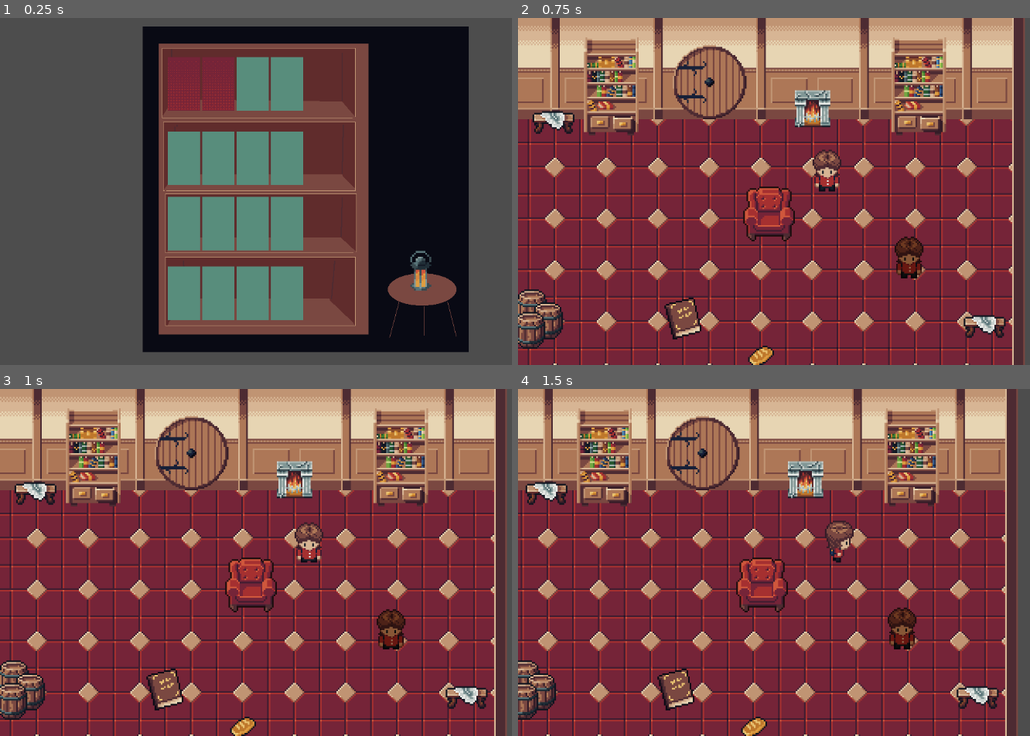
Above: before the commit, frames 1-4 (two rows, left to right).
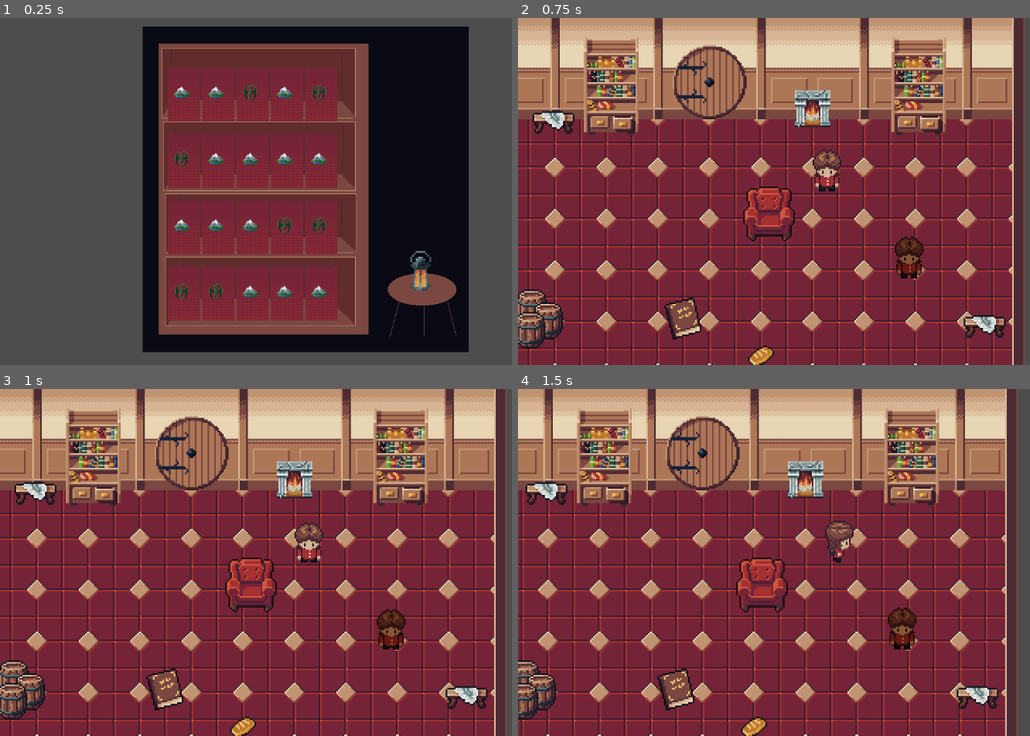
Above: after the commit, the same moments.

Repository: peterakerblom/hoblib
Game: Godot game, scene res://scenes/minigame/books_in_shelf.tscn
Two runs of this game, one before a commit and one after it. Both use one fixed random seed, a clock stepped at 60 frames per second and the inputs below. This scene is started directly instead of the project's main scene.
Inputs (mouse positions are in pixels of both pictures, inside the frame that each line leads up to):
- Up to frame 1 (0.25 s): no input
- Up to frame 2 (0.75 s): click (702, 83) at 0.52 s
- Up to frame 3 (1 s): no input
- Up to frame 4 (1.5 s): hold Right (right) from 1.28 s (still down); tap E (interact) at 1.35 s

The runs differ from the first frame. In frame 1, 17% of the frame differs, in the area x 32-66%, y 11-88%; in frame 2, nothing differs; in frame 3, nothing differs; in frame 4, nothing differs.

Commit message:
dynamic shelfbooks

Diff:
--- a/scenes/minigame/books_in_shelf.tscn
+++ b/scenes/minigame/books_in_shelf.tscn
@@ -3,9 +3,7 @@
 [ext_resource type="Script" uid="uid://btaurpq0smli8" path="res://scripts/minigame/books_in_shelf.gd" id="1_31w8l"]
 [ext_resource type="Texture2D" uid="uid://b2udnghf50le7" path="res://assets/sprites/minigame_shelf_640.png" id="1_gnhes"]
 [ext_resource type="Texture2D" uid="uid://yqna1apixot1" path="res://assets/lantern_32.png" id="2_nxuge"]
-[ext_resource type="PackedScene" uid="uid://j731awgceeyo" path="res://scenes/minigame/minigame_book.tscn" id="3_wcpnx"]
-[ext_resource type="Texture2D" uid="uid://c7t3tremppnco" path="res://assets/sprites/icon_dragon_32.png" id="4_d00ta"]
-[ext_resource type="Texture2D" uid="uid://d2itypndpoocl" path="res://assets/sprites/icon_mountain_32.png" id="6_ed8tf"]
+[ext_resource type="PackedScene" uid="uid://c5my70684p2nu" path="res://scenes/minigame/shelf_level.tscn" id="4_ifevs"]
 [ext_resource type="Texture2D" uid="uid://cgvu2itdfjuf3" path="res://assets/sprites/ball_16.png" id="6_tej4a"]
 
 [node name="BooksInShelf" type="Control" unique_id=1870269912]
@@ -38,54 +36,12 @@
 [node name="VBoxContainer" type="VBoxContainer" parent="MarginContainer2/MarginContainer" unique_id=1073614996]
 layout_mode = 2
 
-[node name="MarginContainer" type="MarginContainer" parent="MarginContainer2/MarginContainer/VBoxContainer" unique_id=530750786]
+[node name="MarginContainer" parent="MarginContainer2/MarginContainer/VBoxContainer" unique_id=1798199491 instance=ExtResource("4_ifevs")]
+visible = false
 layout_mode = 2
 
-[node name="Row1" type="HBoxContainer" parent="MarginContainer2/MarginContainer/VBoxContainer/MarginContainer" unique_id=48777802]
-layout_mode = 2
-
-[node name="AspectRatioContainer" type="AspectRatioContainer" parent="MarginContainer2/MarginContainer/VBoxContainer/MarginContainer/Row1" unique_id=1383081444]
-custom_minimum_size = Vector2(60, 100)
-clip_contents = true
-layout_mode = 2
-stretch_mode = 3
-
-[node name="TextureButton2" parent="MarginContainer2/MarginContainer/VBoxContainer/MarginContainer/Row1/AspectRatioContainer" unique_id=1272719096 instance=ExtResource("3_wcpnx")]
-layout_mode = 2
-genre_texture = ExtResource("4_d00ta")
-
-[node name="AspectRatioContainer2" type="AspectRatioContainer" parent="MarginContainer2/MarginContainer/VBoxContainer/MarginContainer/Row1" unique_id=1098476392]
-custom_minimum_size = Vector2(60, 100)
-clip_contents = true
-layout_mode = 2
-stretch_mode = 3
-
-[node name="TextureButton" parent="MarginContainer2/MarginContainer/VBoxContainer/MarginContainer/Row1/AspectRatioContainer2" unique_id=2037630065 instance=ExtResource("3_wcpnx")]
-layout_mode = 2
-genre_name = "adventure"
-genre_texture = ExtResource("6_ed8tf")
-
-[node name="AspectRatioContainer3" type="AspectRatioContainer" parent="MarginContainer2/MarginContainer/VBoxContainer/MarginContainer/Row1" unique_id=1692833726]
-custom_minimum_size = Vector2(60, 100)
-clip_contents = true
-layout_mode = 2
-stretch_mode = 3
-
-[node name="ColorRect" type="ColorRect" parent="MarginContainer2/MarginContainer/VBoxContainer/MarginContainer/Row1/AspectRatioContainer3" unique_id=1243293840]
-layout_mode = 2
-color = Color(0.34436774, 0.55266136, 0.48811972, 1)
-
-[node name="AspectRatioContainer4" type="AspectRatioContainer" parent="MarginContainer2/MarginContainer/VBoxContainer/MarginContainer/Row1" unique_id=1719054755]
-custom_minimum_size = Vector2(60, 100)
-clip_contents = true
-layout_mode = 2
-stretch_mode = 3
-
-[node name="ColorRect" type="ColorRect" parent="MarginContainer2/MarginContainer/VBoxContainer/MarginContainer/Row1/AspectRatioContainer4" unique_id=243047204]
-layout_mode = 2
-color = Color(0.34436774, 0.55266136, 0.48811972, 1)
-
 [node name="MarginContainer2" type="MarginContainer" parent="MarginContainer2/MarginContainer/VBoxContainer" unique_id=1197526956]
+visible = false
 layout_mode = 2
 theme_override_constants/margin_top = 35
 
@@ -133,6 +89,7 @@
 color = Color(0.34436774, 0.55266136, 0.48811972, 1)
 
 [node name="MarginContainer3" type="MarginContainer" parent="MarginContainer2/MarginContainer/VBoxContainer" unique_id=289402986]
+visible = false
 layout_mode = 2
 theme_override_constants/margin_top = 18
 
@@ -180,6 +137,7 @@
 color = Color(0.34436774, 0.55266136, 0.48811972, 1)
 
 [node name="MarginContainer4" type="MarginContainer" parent="MarginContainer2/MarginContainer/VBoxContainer" unique_id=493949101]
+visible = false
 layout_mode = 2
 theme_override_constants/margin_top = 26
 
--- /dev/null
+++ b/scenes/minigame/shelf_book.tscn
@@ -0,0 +1,11 @@
+[gd_scene format=3 uid="uid://b5cgsa4qmb3di"]
+
+[ext_resource type="PackedScene" uid="uid://j731awgceeyo" path="res://scenes/minigame/minigame_book.tscn" id="1_c4u38"]
+
+[node name="AspectRatioContainer" type="AspectRatioContainer" unique_id=1920799669]
+custom_minimum_size = Vector2(60, 100)
+clip_contents = true
+stretch_mode = 3
+
+[node name="TextureButton2" parent="." unique_id=1272719096 instance=ExtResource("1_c4u38")]
+layout_mode = 2
--- /dev/null
+++ b/scenes/minigame/shelf_level.tscn
@@ -0,0 +1,41 @@
+[gd_scene format=3 uid="uid://c5my70684p2nu"]
+
+[ext_resource type="PackedScene" uid="uid://j731awgceeyo" path="res://scenes/minigame/minigame_book.tscn" id="1_oc4db"]
+[ext_resource type="PackedScene" uid="uid://b5cgsa4qmb3di" path="res://scenes/minigame/shelf_book.tscn" id="1_t38jq"]
+
+[node name="MarginContainer" type="MarginContainer" unique_id=1798199491]
+
+[node name="Row1" type="HBoxContainer" parent="." unique_id=1346159199]
+layout_mode = 2
+
+[node name="AspectRatioContainer" parent="Row1" unique_id=1920799669 instance=ExtResource("1_t38jq")]
+layout_mode = 2
+
+[node name="AspectRatioContainer2" type="AspectRatioContainer" parent="Row1" unique_id=1771846637]
+custom_minimum_size = Vector2(60, 100)
+clip_contents = true
+layout_mode = 2
+stretch_mode = 3
+
+[node name="TextureButton" parent="Row1/AspectRatioContainer2" unique_id=1271340872 instance=ExtResource("1_oc4db")]
+layout_mode = 2
+
+[node name="AspectRatioContainer3" type="AspectRatioContainer" parent="Row1" unique_id=1050537069]
+custom_minimum_size = Vector2(60, 100)
+clip_contents = true
+layout_mode = 2
+stretch_mode = 3
+
+[node name="ColorRect" type="ColorRect" parent="Row1/AspectRatioContainer3" unique_id=1975282720]
+layout_mode = 2
+color = Color(0.34436774, 0.55266136, 0.48811972, 1)
+
+[node name="AspectRatioContainer4" type="AspectRatioContainer" parent="Row1" unique_id=1437929342]
+custom_minimum_size = Vector2(60, 100)
+clip_contents = true
+layout_mode = 2
+stretch_mode = 3
+
+[node name="ColorRect" type="ColorRect" parent="Row1/AspectRatioContainer4" unique_id=1808575492]
+layout_mode = 2
+color = Color(0.34436774, 0.55266136, 0.48811972, 1)
--- a/scripts/minigame/books_in_shelf.gd
+++ b/scripts/minigame/books_in_shelf.gd
@@ -1,11 +1,26 @@
 extends Control
 
 signal book_selected(genre)
-# var minigame = preload("res://scenes/level.tscn")
 
-var target_genre: String = "dragons"
-# Called when the node enters the scene tree for the first time.
+@onready var v_box: VBoxContainer = $MarginContainer2/MarginContainer/VBoxContainer
+var shelf_book = preload("res://scenes/minigame/shelf_book.tscn")
+var target_genre: String = "dragon"
+
 func _ready() -> void:
+	for level in range(4):
+		var shelf_container: MarginContainer = MarginContainer.new()
+		shelf_container.add_theme_constant_override("margin_top", 20)
+		shelf_container.add_theme_constant_override("margin_right", 0)
+		shelf_container.add_theme_constant_override("margin_bottom", 0)
+
+		var row_container = HBoxContainer.new()
+
+		shelf_container.add_child(row_container)
+		v_box.add_child(shelf_container)
+		for book_index in range(5):
+			var shelf_book = shelf_book.instantiate()
+			row_container.add_child(shelf_book)
+
 	for book in get_tree().get_nodes_in_group("minigame_books"):
 		book.connect("book_clicked", Callable(self, "_on_book_selected"))
 
--- a/scripts/minigame/minigame_book.gd
+++ b/scripts/minigame/minigame_book.gd
@@ -2,34 +2,25 @@
 
 signal book_clicked(genre)
 
-@export var genre_name: String = "dragons"
-@export var genre_texture: Texture2D
-# Create instance of a scene.
-
-#var image = Image.load_from_file("res://assets/sprites/icon_dragon_32.png")
-#var texture = ImageTexture.create_from_image(image)
+var genre_name: String
+#@export var genre_texture: Texture2D
 
 @onready var genre_icon: TextureRect = $TextureRectIcon
 
 func _ready() -> void:
-	var genre_nbr = randi_range(1, 2)
-	var genre = Data.genres[genre_nbr]
-	print("GENRE", genre)
-	#var img_path = "res://assets/sprites/icon_{0}_32.png".format(["{0}", genre])
-	var img_path = "res://assets/sprites/icon_" + genre + "_32.png"
-	print(img_path)
-	var image = Image.load_from_file("res://assets/sprites/icon_{genre}_32.png")
-	print(image)
-	var texture = ImageTexture.create_from_image(image)
-	print(texture)
+	var genre_nbr = randi_range(1, Data.genres.size())
+	genre_name = Data.genres[genre_nbr]
+	var img_path = "res://assets/sprites/icon_" + genre_name + "_32.png"
+	var image = Image.load_from_file(img_path)
+	var texture: Texture2D = ImageTexture.create_from_image(image)
 
 	#if genre_texture:
 	if texture:
-		print("YES")
 		genre_icon.texture = texture
 	add_to_group("minigame_books")
 
 
 func _on_pressed() -> void:
+	print("genre_name")
 	print(genre_name)
 	emit_signal("book_clicked", genre_name)
